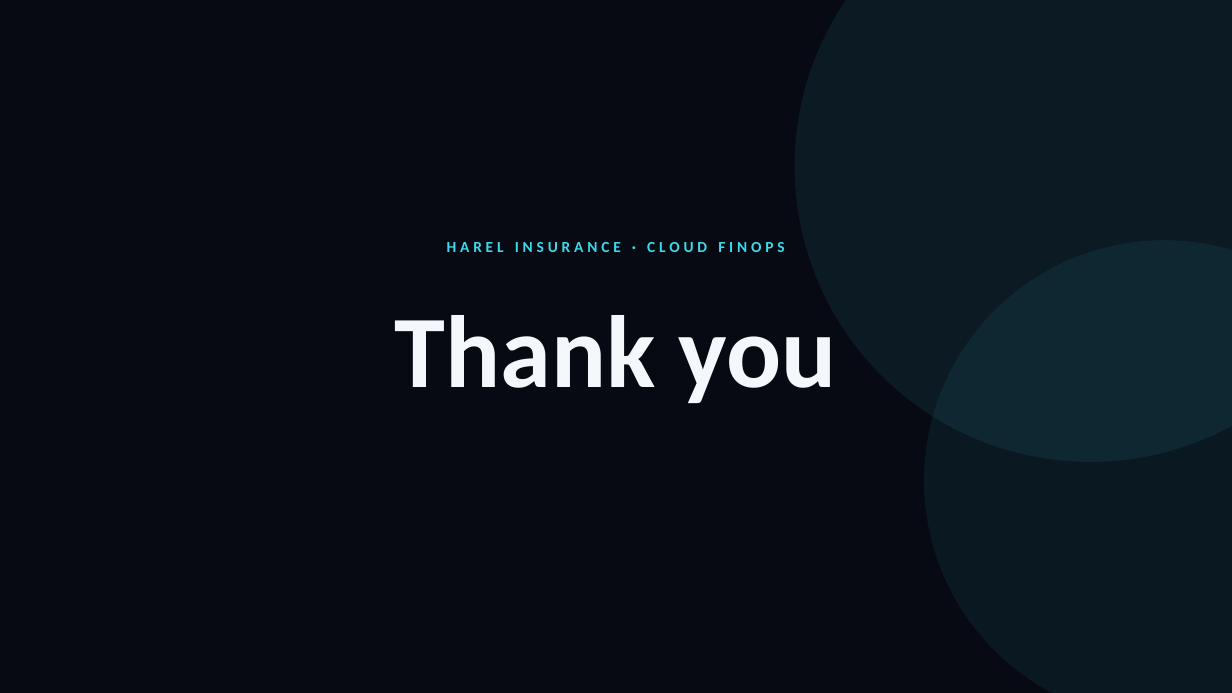
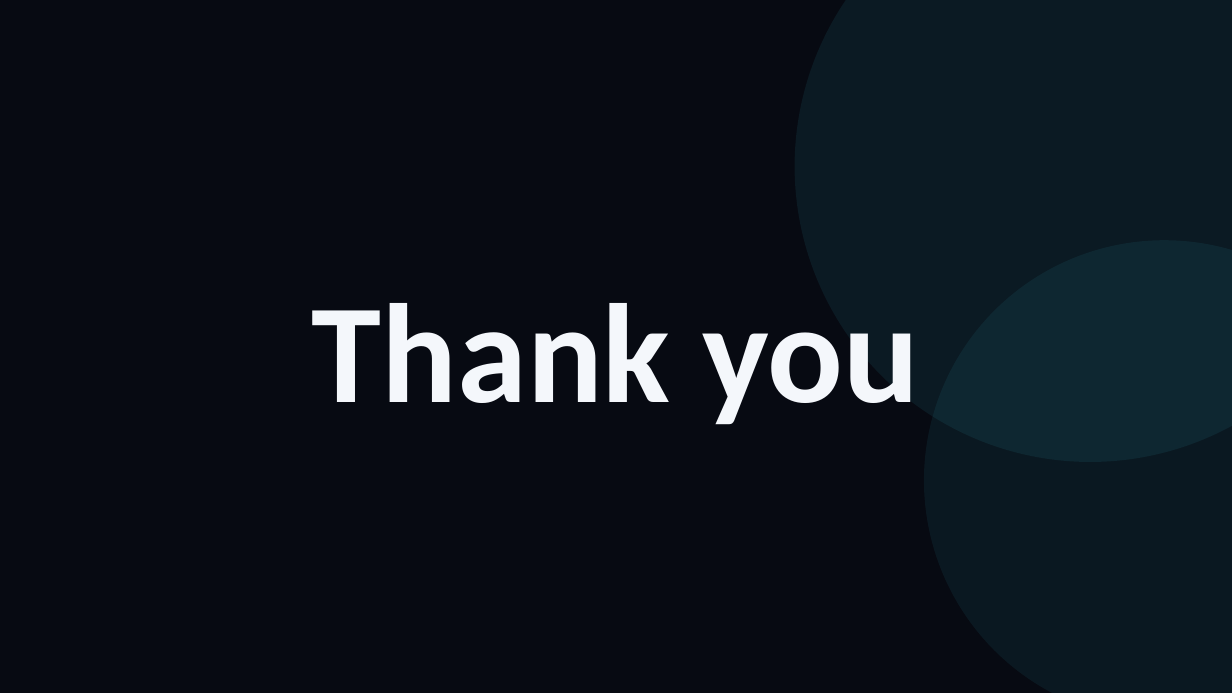
Before and after one commit to arielga5-code/Finops, a slide deck: slide 38 of deck/Harel_Cloud_Cost_CIO_v34.pptx. Drawn at 1232x693 pixels with LibreOffice and Linux fonts; fonts in the diff are those of the drawing. Boxes give left, top, right and bottom in pixels: in the first picture for what was removed or moved away, otherwise in the second. Text is boxed around its words. In the diff, an @@ line names an element or a change of style, - is before the commit and + after.

```diff
--- a/deck/Harel_Cloud_Cost_CIO_v34.pptx
+++ b/deck/Harel_Cloud_Cost_CIO_v34.pptx
@@ text "Thank you": place and size @@
-text "Thank you" at (395, 315, 837, 403)
+text "Thank you" at (312, 303, 919, 425)
@@ text "Thank you" at (312, 303, 919, 425): size 80 to 110 pt @@
@@ text removed at (447, 242, 784, 252) @@
-HAREL INSURANCE · CLOUD FINOPS
```
Also in this commit, not shown: 3 other files.
